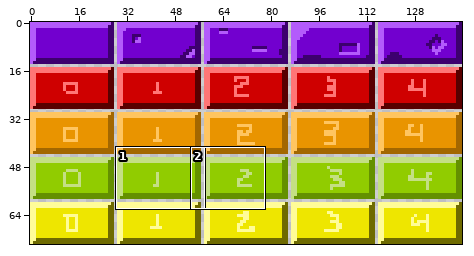
One commit to this pixel-art file: rsc/Blocks_atlas.aseprite. Above: a wide view before the commit, with the close-up outlined.
Close-up. Before:
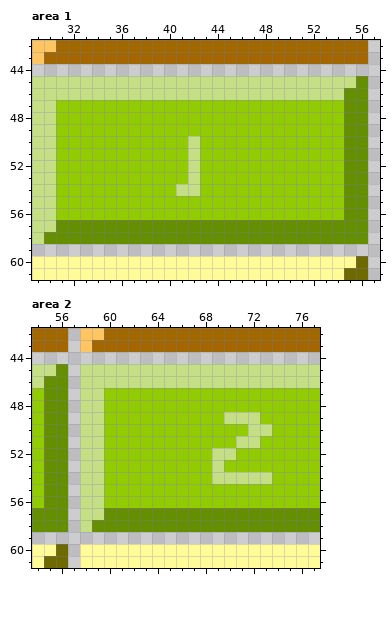
144x74 pixels, 1 frame. Shown: area 1: x 29..57, y 42..61; area 2: x 54..77, y 42..61. The commit also changed other parts of the picture, which this record leaves out.
And afterwards:
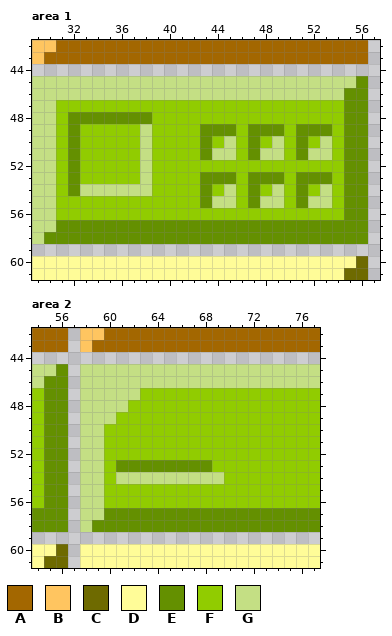
Palette (. is transparent): A #a36700  B #ffc560  C #6e6a00  D #fffc98  E #649000  F #91cc00  G #c4df84
Diff:
layer "GreenG/Green" added
layer "GreenG/Green_dets" added
layer "Green" removed
layer "Yellow" removed
--- area 1, layers "GreenG/Green_dets", "GreenG/Green"
@@ x 29..57 @@
 47 GGFFFFFFFFFFFFFFFFFFFFFFFFEE.
-48 GGFFFFFFFFFFFFFFFFFFFFFFFFEE.
-49 GGFFFFFFFFFFFFFFFFFFFFFFFFEE.
-50 GGFFFFFFFFFFFGFFFFFFFFFFFFEE.
-51 GGFFFFFFFFFFFGFFFFFFFFFFFFEE.
-52 GGFFFFFFFFFFFGFFFFFFFFFFFFEE.
-53 GGFFFFFFFFFFFGFFFFFFFFFFFFEE.
-54 GGFFFFFFFFFFGGFFFFFFFFFFFFEE.
-55 GGFFFFFFFFFFFFFFFFFFFFFFFFEE.
+48 GGFEEEEEEEFFFFFFFFFFFFFFFFEE.
+49 GGFEFFFFFGFFFFEEEFEEEFEEEFEE.
+50 GGFEFFFFFGFFFFEFGFEFGFEFGFEE.
+51 GGFEFFFFFGFFFFEGGFEGGFEGGFEE.
+52 GGFEFFFFFGFFFFFFFFFFFFFFFFEE.
+53 GGFEFFFFFGFFFFEEEFEEEFEEEFEE.
+54 GGFEGGGGGGFFFFEFGFEFGFEFGFEE.
+55 GGFFFFFFFFFFFFEGGFEGGFEGGFEE.
 56 GGFFFFFFFFFFFFFFFFFFFFFFFFEE.
--- area 2, layers "GreenG/Green_dets", "GreenG/Green"
@@ x 54..77 @@
 46 GEE.GGGGGGGGGGGGGGGGGGGG
-47 FEE.GGFFFFFFFFFFFFFFFFFF
-48 FEE.GGFFFFFFFFFFFFFFFFFF
-49 FEE.GGFFFFFFFFFFGGGFFFFF
-50 FEE.GGFFFFFFFFFFFFGGFFFF
-51 FEE.GGFFFFFFFFFFFGGFFFFF
-52 FEE.GGFFFFFFFFFGGFFFFFFF
-53 FEE.GGFFFFFFFFFGFFFFFFFF
-54 FEE.GGFFFFFFFFFGGGGGFFFF
+47 FEE.GGGGGFFFFFFFFFFFFFFF
+48 FEE.GGGGFFFFFFFFFFFFFFFF
+49 FEE.GGGFFFFFFFFFFFFFFFFF
+50 FEE.GGFFFFFFFFFFFFFFFFFF
+51 FEE.GGFFFFFFFFFFFFFFFFFF
+52 FEE.GGFFFFFFFFFFFFFFFFFF
+53 FEE.GGFEEEEEEEEFFFFFFFFF
+54 FEE.GGFGGGGGGGGGFFFFFFFF
 55 FEE.GGFFFFFFFFFFFFFFFFFF
Where, in picture pixels (left, top, right, bottom), the same in both close-ups:
changed: (68, 112, 332, 208)
changed: (104, 388, 272, 484)
